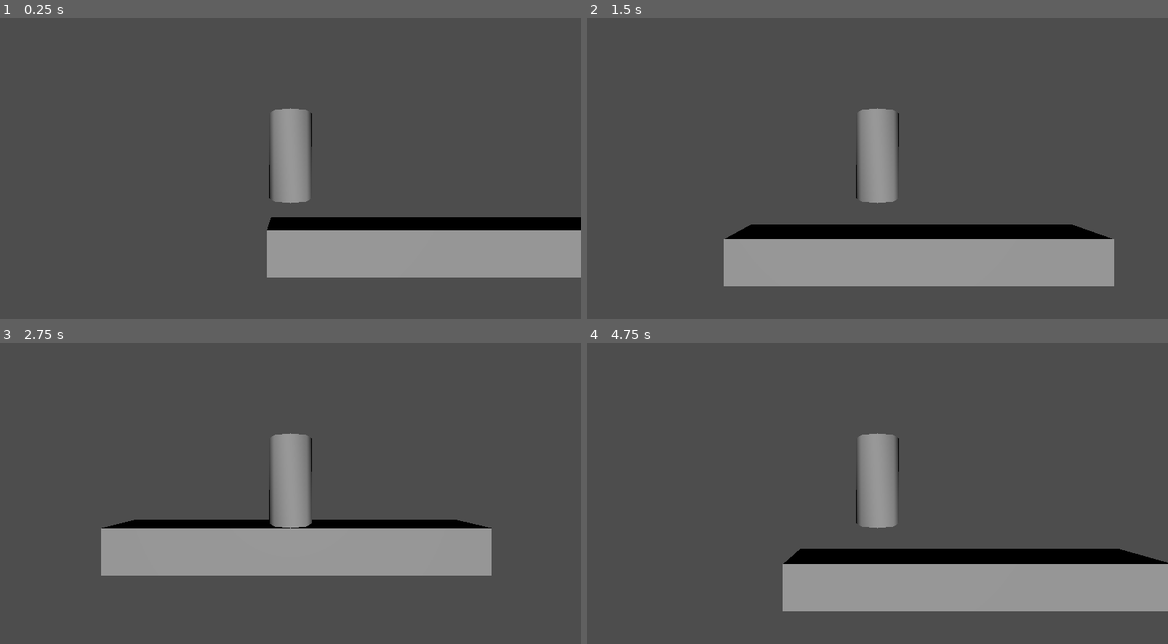
Above: before the commit, frames 1-4 (two rows, left to right).
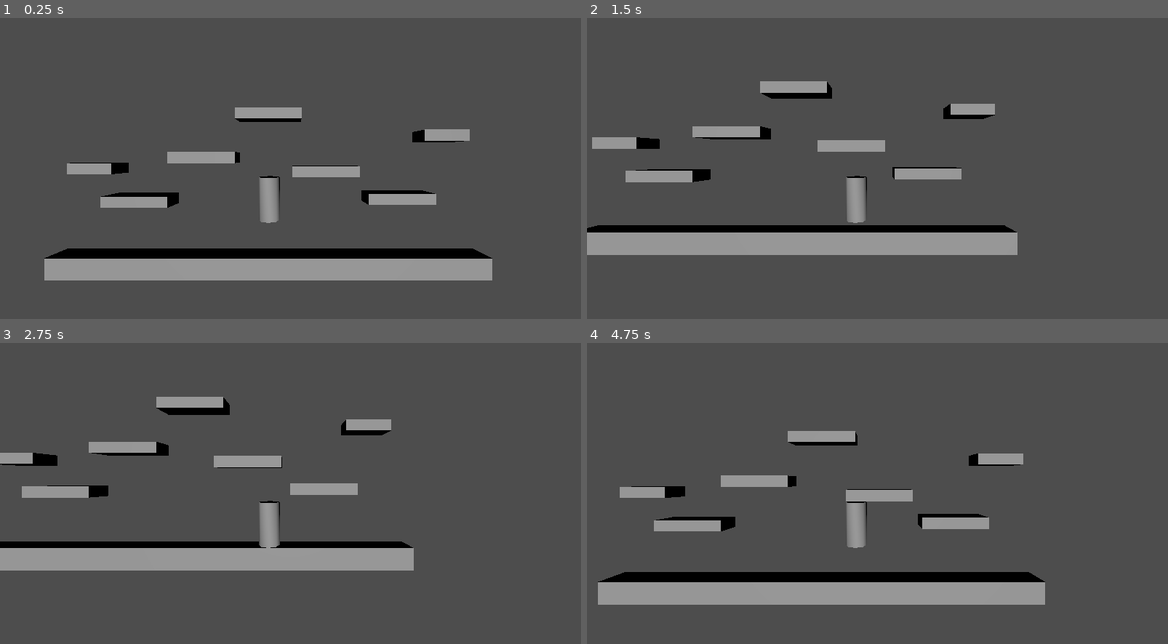
Above: after the commit, the same moments.

Repository: JoesRealAccount/ggj_2026
Game: Godot game, scene res://main_level.tscn
Same seed, same stepped clock (60 frames per second), same inputs: the game is played once before the commit and once after it.
Inputs:
- Up to frame 1 (0.25 s): no input
- Up to frame 2 (1.5 s): hold D (move_right) 0.53-1.28 s; tap W (jump) at 0.77 s; hold A (move_left) from 1.28 s (still down)
- Up to frame 3 (2.75 s): tap W (jump) at 1.52 s; release A (move_left) at 2.03 s; hold D (move_right) from 2.03 s (still down)
- Up to frame 4 (4.75 s): tap W (jump) at 3.02, 3.77, 4.52 s; release D (move_right) at 3.53 s; hold A (move_left) from 3.53 s (still down)

The runs differ from the first frame. In frame 1, 18% of the frame differs, in the area x 7-100%, y 29-88%; in frame 2, 18%; in frame 3, 15%; in frame 4, 19%, in the area x 1-100%, y 29-90%.

Commit message:
Add main level scene, player script, and exit game input handling

Diff:
--- /dev/null
+++ b/main_level.gd
@@ -0,0 +1,13 @@
+extends Node3D
+
+
+# Called when the node enters the scene tree for the first time.
+func _ready() -> void:
+	pass # Replace with function body.
+
+
+# Called every frame. 'delta' is the elapsed time since the previous frame.
+func _process(delta: float) -> void:
+	# Handle exit game
+	if Input.is_action_just_pressed("exit_game"):
+		get_tree().quit()
--- a/main_level.tscn
+++ b/main_level.tscn
@@ -1,18 +1,43 @@
 [gd_scene format=3 uid="uid://cv53pwy2syyym"]
 
+[ext_resource type="Script" uid="uid://q72ak00asrxc" path="res://main_level.gd" id="1_6614m"]
 [ext_resource type="Script" uid="uid://4hscqonf2d4q" path="res://player.gd" id="1_bw3m6"]
 
 [sub_resource type="CapsuleShape3D" id="CapsuleShape3D_bw3m6"]
 
 [sub_resource type="PhysicsMaterial" id="PhysicsMaterial_bw3m6"]
 
-[sub_resource type="ConcavePolygonShape3D" id="ConcavePolygonShape3D_bw3m6"]
-data = PackedVector3Array(-4.1259155, -0.5, 0.5, -4.1259155, -0.5, -0.5, -4.1259155, 0.5, -0.5, 4.1259155, -0.5, -0.5, -4.1259155, -0.5, -0.5, -4.1259155, -0.5, 0.5, -4.1259155, 0.5, -0.5, -4.1259155, -0.5, -0.5, 4.1259155, -0.5, -0.5, -4.1259155, 0.5, -0.5, -4.1259155, 0.5, 0.5, -4.1259155, -0.5, 0.5, -4.1259155, -0.5, 0.5, -4.1259155, 0.5, 0.5, 4.1259155, 0.5, 0.5, 4.1259155, 0.5, 0.5, -4.1259155, 0.5, 0.5, -4.1259155, 0.5, -0.5, -4.1259155, -0.5, 0.5, 4.1259155, -0.5, 0.5, 4.1259155, -0.5, -0.5, 4.1259155, 0.5, 0.5, 4.1259155, -0.5, 0.5, -4.1259155, -0.5, 0.5, 4.1259155, -0.5, -0.5, 4.1259155, -0.5, 0.5, 4.1259155, 0.5, 0.5, 4.1259155, -0.5, -0.5, 4.1259155, 0.5, -0.5, -4.1259155, 0.5, -0.5, -4.1259155, 0.5, -0.5, 4.1259155, 0.5, -0.5, 4.1259155, 0.5, 0.5, 4.1259155, 0.5, 0.5, 4.1259155, 0.5, -0.5, 4.1259155, -0.5, -0.5)
+[sub_resource type="ConcavePolygonShape3D" id="ConcavePolygonShape3D_uhmka"]
+data = PackedVector3Array(-10, -0.5, 0.5, -10, -0.5, -0.5, -10, 0.5, -0.5, 10, -0.5, -0.5, -10, -0.5, -0.5, -10, -0.5, 0.5, -10, 0.5, -0.5, -10, -0.5, -0.5, 10, -0.5, -0.5, -10, 0.5, -0.5, -10, 0.5, 0.5, -10, -0.5, 0.5, -10, -0.5, 0.5, -10, 0.5, 0.5, 10, 0.5, 0.5, 10, 0.5, 0.5, -10, 0.5, 0.5, -10, 0.5, -0.5, -10, -0.5, 0.5, 10, -0.5, 0.5, 10, -0.5, -0.5, 10, 0.5, 0.5, 10, -0.5, 0.5, -10, -0.5, 0.5, 10, -0.5, -0.5, 10, -0.5, 0.5, 10, 0.5, 0.5, 10, -0.5, -0.5, 10, 0.5, -0.5, -10, 0.5, -0.5, -10, 0.5, -0.5, 10, 0.5, -0.5, 10, 0.5, 0.5, 10, 0.5, 0.5, 10, 0.5, -0.5, 10, -0.5, -0.5)
+
+[sub_resource type="ConcavePolygonShape3D" id="ConcavePolygonShape3D_6614m"]
+data = PackedVector3Array(-1.5, -0.25, 0.5, -1.5, -0.25, -0.5, -1.5, 0.25, -0.5, 1.5, -0.25, -0.5, -1.5, -0.25, -0.5, -1.5, -0.25, 0.5, -1.5, 0.25, -0.5, -1.5, -0.25, -0.5, 1.5, -0.25, -0.5, -1.5, 0.25, -0.5, -1.5, 0.25, 0.5, -1.5, -0.25, 0.5, -1.5, -0.25, 0.5, -1.5, 0.25, 0.5, 1.5, 0.25, 0.5, 1.5, 0.25, 0.5, -1.5, 0.25, 0.5, -1.5, 0.25, -0.5, -1.5, -0.25, 0.5, 1.5, -0.25, 0.5, 1.5, -0.25, -0.5, 1.5, 0.25, 0.5, 1.5, -0.25, 0.5, -1.5, -0.25, 0.5, 1.5, -0.25, -0.5, 1.5, -0.25, 0.5, 1.5, 0.25, 0.5, 1.5, -0.25, -0.5, 1.5, 0.25, -0.5, -1.5, 0.25, -0.5, -1.5, 0.25, -0.5, 1.5, 0.25, -0.5, 1.5, 0.25, 0.5, 1.5, 0.25, 0.5, 1.5, 0.25, -0.5, 1.5, -0.25, -0.5)
+
+[sub_resource type="ConcavePolygonShape3D" id="ConcavePolygonShape3D_bhu08"]
+data = PackedVector3Array(-1.5, -0.25, 0.5, -1.5, -0.25, -0.5, -1.5, 0.25, -0.5, 1.5, -0.25, -0.5, -1.5, -0.25, -0.5, -1.5, -0.25, 0.5, -1.5, 0.25, -0.5, -1.5, -0.25, -0.5, 1.5, -0.25, -0.5, -1.5, 0.25, -0.5, -1.5, 0.25, 0.5, -1.5, -0.25, 0.5, -1.5, -0.25, 0.5, -1.5, 0.25, 0.5, 1.5, 0.25, 0.5, 1.5, 0.25, 0.5, -1.5, 0.25, 0.5, -1.5, 0.25, -0.5, -1.5, -0.25, 0.5, 1.5, -0.25, 0.5, 1.5, -0.25, -0.5, 1.5, 0.25, 0.5, 1.5, -0.25, 0.5, -1.5, -0.25, 0.5, 1.5, -0.25, -0.5, 1.5, -0.25, 0.5, 1.5, 0.25, 0.5, 1.5, -0.25, -0.5, 1.5, 0.25, -0.5, -1.5, 0.25, -0.5, -1.5, 0.25, -0.5, 1.5, 0.25, -0.5, 1.5, 0.25, 0.5, 1.5, 0.25, 0.5, 1.5, 0.25, -0.5, 1.5, -0.25, -0.5)
+
+[sub_resource type="ConcavePolygonShape3D" id="ConcavePolygonShape3D_05as6"]
+data = PackedVector3Array(-1.5, -0.25, 0.5, -1.5, -0.25, -0.5, -1.5, 0.25, -0.5, 1.5, -0.25, -0.5, -1.5, -0.25, -0.5, -1.5, -0.25, 0.5, -1.5, 0.25, -0.5, -1.5, -0.25, -0.5, 1.5, -0.25, -0.5, -1.5, 0.25, -0.5, -1.5, 0.25, 0.5, -1.5, -0.25, 0.5, -1.5, -0.25, 0.5, -1.5, 0.25, 0.5, 1.5, 0.25, 0.5, 1.5, 0.25, 0.5, -1.5, 0.25, 0.5, -1.5, 0.25, -0.5, -1.5, -0.25, 0.5, 1.5, -0.25, 0.5, 1.5, -0.25, -0.5, 1.5, 0.25, 0.5, 1.5, -0.25, 0.5, -1.5, -0.25, 0.5, 1.5, -0.25, -0.5, 1.5, -0.25, 0.5, 1.5, 0.25, 0.5, 1.5, -0.25, -0.5, 1.5, 0.25, -0.5, -1.5, 0.25, -0.5, -1.5, 0.25, -0.5, 1.5, 0.25, -0.5, 1.5, 0.25, 0.5, 1.5, 0.25, 0.5, 1.5, 0.25, -0.5, 1.5, -0.25, -0.5)
+
+[sub_resource type="ConcavePolygonShape3D" id="ConcavePolygonShape3D_5ymk8"]
+data = PackedVector3Array(-1.5, -0.25, 0.5, -1.5, -0.25, -0.5, -1.5, 0.25, -0.5, 1.5, -0.25, -0.5, -1.5, -0.25, -0.5, -1.5, -0.25, 0.5, -1.5, 0.25, -0.5, -1.5, -0.25, -0.5, 1.5, -0.25, -0.5, -1.5, 0.25, -0.5, -1.5, 0.25, 0.5, -1.5, -0.25, 0.5, -1.5, -0.25, 0.5, -1.5, 0.25, 0.5, 1.5, 0.25, 0.5, 1.5, 0.25, 0.5, -1.5, 0.25, 0.5, -1.5, 0.25, -0.5, -1.5, -0.25, 0.5, 1.5, -0.25, 0.5, 1.5, -0.25, -0.5, 1.5, 0.25, 0.5, 1.5, -0.25, 0.5, -1.5, -0.25, 0.5, 1.5, -0.25, -0.5, 1.5, -0.25, 0.5, 1.5, 0.25, 0.5, 1.5, -0.25, -0.5, 1.5, 0.25, -0.5, -1.5, 0.25, -0.5, -1.5, 0.25, -0.5, 1.5, 0.25, -0.5, 1.5, 0.25, 0.5, 1.5, 0.25, 0.5, 1.5, 0.25, -0.5, 1.5, -0.25, -0.5)
+
+[sub_resource type="ConcavePolygonShape3D" id="ConcavePolygonShape3D_4mnpp"]
+data = PackedVector3Array(-1.5, -0.25, 0.5, -1.5, -0.25, -0.5, -1.5, 0.25, -0.5, 1.5, -0.25, -0.5, -1.5, -0.25, -0.5, -1.5, -0.25, 0.5, -1.5, 0.25, -0.5, -1.5, -0.25, -0.5, 1.5, -0.25, -0.5, -1.5, 0.25, -0.5, -1.5, 0.25, 0.5, -1.5, -0.25, 0.5, -1.5, -0.25, 0.5, -1.5, 0.25, 0.5, 1.5, 0.25, 0.5, 1.5, 0.25, 0.5, -1.5, 0.25, 0.5, -1.5, 0.25, -0.5, -1.5, -0.25, 0.5, 1.5, -0.25, 0.5, 1.5, -0.25, -0.5, 1.5, 0.25, 0.5, 1.5, -0.25, 0.5, -1.5, -0.25, 0.5, 1.5, -0.25, -0.5, 1.5, -0.25, 0.5, 1.5, 0.25, 0.5, 1.5, -0.25, -0.5, 1.5, 0.25, -0.5, -1.5, 0.25, -0.5, -1.5, 0.25, -0.5, 1.5, 0.25, -0.5, 1.5, 0.25, 0.5, 1.5, 0.25, 0.5, 1.5, 0.25, -0.5, 1.5, -0.25, -0.5)
+
+[sub_resource type="ConcavePolygonShape3D" id="ConcavePolygonShape3D_ctebd"]
+data = PackedVector3Array(-1, -0.25, 0.5, -1, -0.25, -0.5, -1, 0.25, -0.5, 1, -0.25, -0.5, -1, -0.25, -0.5, -1, -0.25, 0.5, -1, 0.25, -0.5, -1, -0.25, -0.5, 1, -0.25, -0.5, -1, 0.25, -0.5, -1, 0.25, 0.5, -1, -0.25, 0.5, -1, -0.25, 0.5, -1, 0.25, 0.5, 1, 0.25, 0.5, 1, 0.25, 0.5, -1, 0.25, 0.5, -1, 0.25, -0.5, -1, -0.25, 0.5, 1, -0.25, 0.5, 1, -0.25, -0.5, 1, 0.25, 0.5, 1, -0.25, 0.5, -1, -0.25, 0.5, 1, -0.25, -0.5, 1, -0.25, 0.5, 1, 0.25, 0.5, 1, -0.25, -0.5, 1, 0.25, -0.5, -1, 0.25, -0.5, -1, 0.25, -0.5, 1, 0.25, -0.5, 1, 0.25, 0.5, 1, 0.25, 0.5, 1, 0.25, -0.5, 1, -0.25, -0.5)
+
+[sub_resource type="ConcavePolygonShape3D" id="ConcavePolygonShape3D_eqmdw"]
+data = PackedVector3Array(-1, -0.25, 0.5, -1, -0.25, -0.5, -1, 0.25, -0.5, 1, -0.25, -0.5, -1, -0.25, -0.5, -1, -0.25, 0.5, -1, 0.25, -0.5, -1, -0.25, -0.5, 1, -0.25, -0.5, -1, 0.25, -0.5, -1, 0.25, 0.5, -1, -0.25, 0.5, -1, -0.25, 0.5, -1, 0.25, 0.5, 1, 0.25, 0.5, 1, 0.25, 0.5, -1, 0.25, 0.5, -1, 0.25, -0.5, -1, -0.25, 0.5, 1, -0.25, 0.5, 1, -0.25, -0.5, 1, 0.25, 0.5, 1, -0.25, 0.5, -1, -0.25, 0.5, 1, -0.25, -0.5, 1, -0.25, 0.5, 1, 0.25, 0.5, 1, -0.25, -0.5, 1, 0.25, -0.5, -1, 0.25, -0.5, -1, 0.25, -0.5, 1, 0.25, -0.5, 1, 0.25, 0.5, 1, 0.25, 0.5, 1, 0.25, -0.5, 1, -0.25, -0.5)
 
 [node name="World" type="Node3D" unique_id=1459611085]
+script = ExtResource("1_6614m")
 
 [node name="Player" type="CharacterBody3D" parent="." unique_id=789084589]
 transform = Transform3D(1, 0, 0, 0, 1, 0, 0, 0, 1, 0, 2.365058, 0)
+axis_lock_linear_z = true
+axis_lock_angular_x = true
 script = ExtResource("1_bw3m6")
 
 [node name="CollisionShape3D" type="CollisionShape3D" parent="Player" unique_id=332306645]
@@ -21,17 +46,80 @@
 [node name="MeshInstance3D" type="CSGCylinder3D" parent="Player" unique_id=1592912360]
 
 [node name="Camera3D" type="Camera3D" parent="Player" unique_id=2103303532]
-transform = Transform3D(1, 0, 0, 0, 1, 0, 0, 0, 1, 0, 0, 5)
+transform = Transform3D(1, 0, 0, 0, 1, 0, 0, 0, 1, 1, 2, 10)
 
 [node name="Floor" type="StaticBody3D" parent="." unique_id=979951912]
 physics_material_override = SubResource("PhysicsMaterial_bw3m6")
 
 [node name="CSGBox3D" type="CSGBox3D" parent="Floor" unique_id=826435802]
-transform = Transform3D(1, 0, 0, 0, 1, 0, 0, 0, 1, 3.6259155, 0, 0)
-size = Vector3(8.251831, 1, 1)
+transform = Transform3D(1, 0, 0, 0, 1, 0, 0, 0, 1, 0, -1, 0)
+size = Vector3(20, 1, 1)
 
-[node name="CSGBakedCollisionShape3D" type="CollisionShape3D" parent="Floor" unique_id=1095848304]
-transform = Transform3D(1, 0, 0, 0, 1, 0, 0, 0, 1, 3.6259155, 0, 0)
-shape = SubResource("ConcavePolygonShape3D_bw3m6")
+[node name="CSGBakedCollisionShape3D" type="CollisionShape3D" parent="Floor" unique_id=11376495]
+transform = Transform3D(1, 0, 0, 0, 1, 0, 0, 0, 1, 0, -1, 0)
+shape = SubResource("ConcavePolygonShape3D_uhmka")
+
+[node name="Platform1" type="StaticBody3D" parent="." unique_id=809709939]
+transform = Transform3D(1, 0, 0, 0, 1, 0, 0, 0, 1, -6, 2, 0)
+
+[node name="CSGBox3D" type="CSGBox3D" parent="Platform1" unique_id=364006944]
+size = Vector3(3, 0.5, 1)
+
+[node name="CSGBakedCollisionShape3D" type="CollisionShape3D" parent="Platform1" unique_id=1241135878]
+shape = SubResource("ConcavePolygonShape3D_6614m")
+
+[node name="Platform2" type="StaticBody3D" parent="." unique_id=1760699012]
+transform = Transform3D(1, 0, 0, 0, 1, 0, 0, 0, 1, -3, 4, 0)
+
+[node name="CSGBox3D" type="CSGBox3D" parent="Platform2" unique_id=699655276]
+size = Vector3(3, 0.5, 1)
+
+[node name="CSGBakedCollisionShape3D" type="CollisionShape3D" parent="Platform2" unique_id=1958487960]
+shape = SubResource("ConcavePolygonShape3D_bhu08")
+
+[node name="Platform3" type="StaticBody3D" parent="." unique_id=878966121]
+transform = Transform3D(1, 0, 0, 0, 1, 0, 0, 0, 1, 0, 6, 0)
+
+[node name="CSGBox3D" type="CSGBox3D" parent="Platform3" unique_id=607933470]
+size = Vector3(3, 0.5, 1)
+
+[node name="CSGBakedCollisionShape3D" type="CollisionShape3D" parent="Platform3" unique_id=714602441]
+shape = SubResource("ConcavePolygonShape3D_05as6")
+
+[node name="Platform4" type="StaticBody3D" parent="." unique_id=196942408]
+transform = Transform3D(1, 0, 0, 0, 1, 0, 0, 0, 1, 2.5865993, 3.3613906, 0)
+
+[node name="CSGBox3D" type="CSGBox3D" parent="Platform4" unique_id=1810893554]
+size = Vector3(3, 0.5, 1)
+
+[node name="CSGBakedCollisionShape3D" type="CollisionShape3D" parent="Platform4" unique_id=1519879665]
+shape = SubResource("ConcavePolygonShape3D_5ymk8")
+
+[node name="Platform5" type="StaticBody3D" parent="." unique_id=351375189]
+transform = Transform3D(1, 0, 0, 0, 1, 0, 0, 0, 1, 6, 2.1233377, 0)
+
+[node name="CSGBox3D" type="CSGBox3D" parent="Platform5" unique_id=52125670]
+size = Vector3(3, 0.5, 1)
+
+[node name="CSGBakedCollisionShape3D" type="CollisionShape3D" parent="Platform5" unique_id=252812915]
+shape = SubResource("ConcavePolygonShape3D_4mnpp")
+
+[node name="Platform6" type="StaticBody3D" parent="." unique_id=1602373132]
+transform = Transform3D(1, 0, 0, 0, 1, 0, 0, 0, 1, 8, 5, 0)
+
+[node name="CSGBox3D" type="CSGBox3D" parent="Platform6" unique_id=97610814]
+size = Vector3(2, 0.5, 1)
+
+[node name="CSGBakedCollisionShape3D" type="CollisionShape3D" parent="Platform6" unique_id=1818412558]
+shape = SubResource("ConcavePolygonShape3D_ctebd")
+
+[node name="Platform7" type="StaticBody3D" parent="." unique_id=1934188769]
+transform = Transform3D(1, 0, 0, 0, 1, 0, 0, 0, 1, -8, 3.5, 0)
+
+[node name="CSGBox3D" type="CSGBox3D" parent="Platform7" unique_id=136784140]
+size = Vector3(2, 0.5, 1)
+
+[node name="CSGBakedCollisionShape3D" type="CollisionShape3D" parent="Platform7" unique_id=317253792]
+shape = SubResource("ConcavePolygonShape3D_eqmdw")
 
 [node name="DirectionalLight3D" type="DirectionalLight3D" parent="." unique_id=1263175272]
--- a/player.gd
+++ b/player.gd
@@ -2,7 +2,7 @@
 
 
 const SPEED = 5.0
-const JUMP_VELOCITY = 4.5
+const JUMP_VELOCITY = 8.0
 
 var starting_position: Vector3
 
--- a/project.godot
+++ b/project.godot
@@ -40,6 +40,11 @@
 , Object(InputEventKey,"resource_local_to_scene":false,"resource_name":"","device":-1,"window_id":0,"alt_pressed":false …(186 unchanged characters)…
 ]
 }
+exit_game={
+"deadzone": 0.2,
+"events": [Object(InputEventKey,"resource_local_to_scene":false,"resource_name":"","device":-1,"window_id":0,"alt_pressed":false,"shift_pressed":false,"ctrl_pressed":false,"meta_pressed":false,"pressed":false,"keycode":0,"physical_keycode":4194305,"key_label":0,"unicode":0,"location":0,"echo":false,"script":null)
+]
+}
 
 [physics]
 
Not shown, added: main_level.gd.uid
